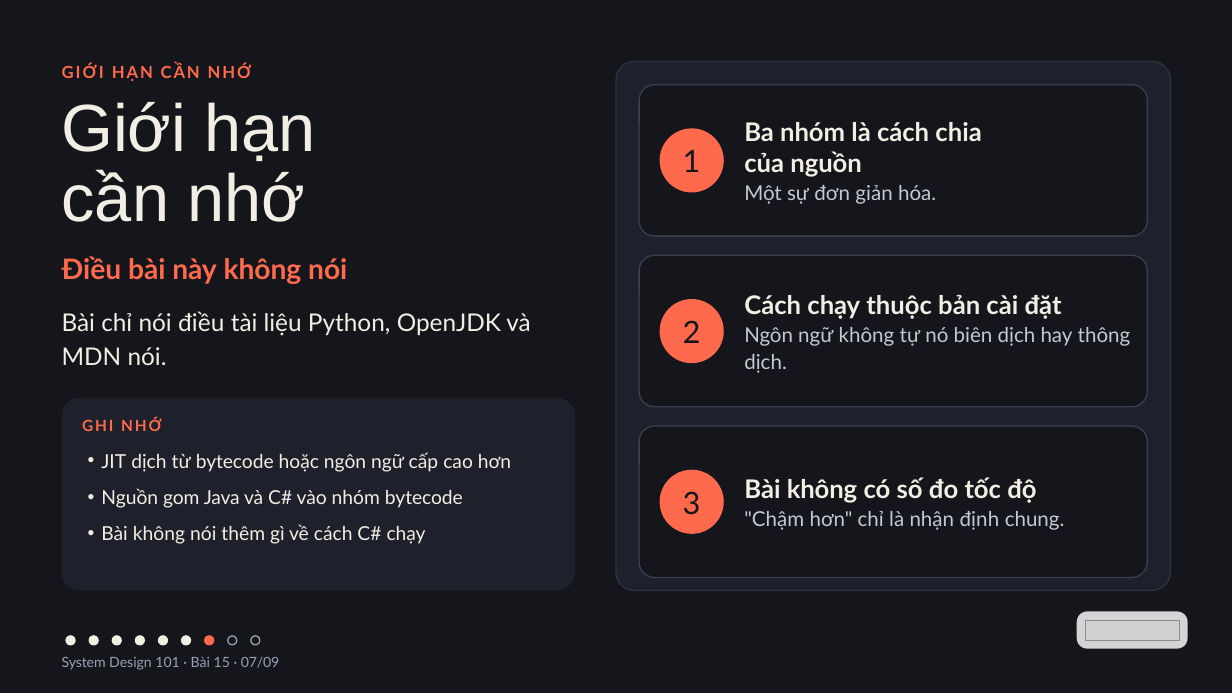
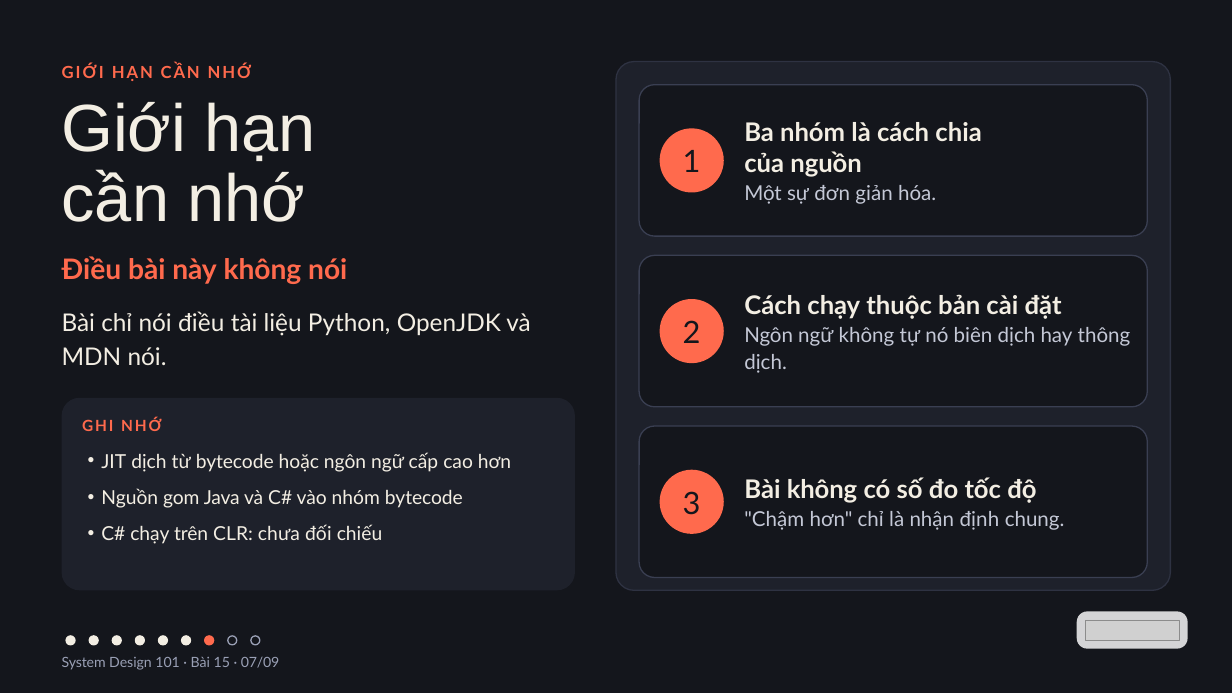
Before and after one commit to vohoailinh90/tool-marketing-studio, a slide deck: slide 7 of system-design-101/vi/lessons/sd-10-015/slides/sd-10-015.pptx. Drawn at 1232x693 pixels with LibreOffice and Linux fonts; fonts in the diff are those of the drawing; grey boxes stand for pictures. Boxes give left, top, right and bottom in pixels: in the first picture for what was removed or moved away, otherwise in the second. Text is boxed around its words. In the diff, an @@ line names an element or a change of style, - is before the commit and + after.

```diff
--- a/system-design-101/vi/lessons/sd-10-015/slides/sd-10-015.pptx
+++ b/system-design-101/vi/lessons/sd-10-015/slides/sd-10-015.pptx
@@ text at <box>101,524,382,544</box>: text changed @@
-• Bài không nói thêm gì về cách C# chạy
+• C# chạy trên CLR: chưa đối chiếu
```
